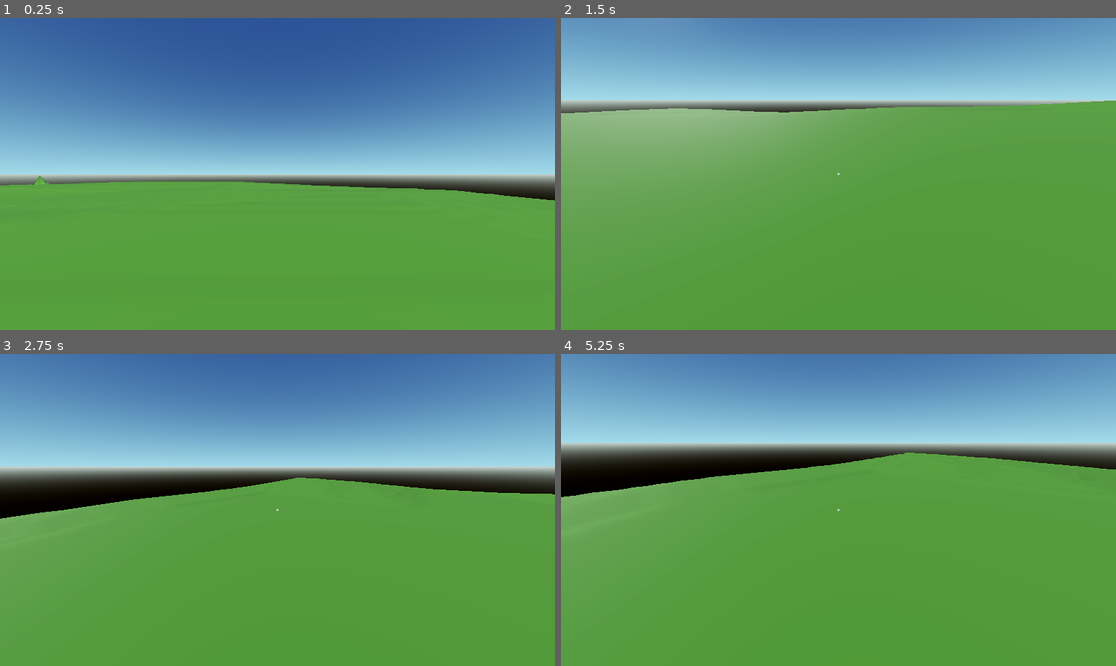
Above: before the commit, frames 1-4 (two rows, left to right).
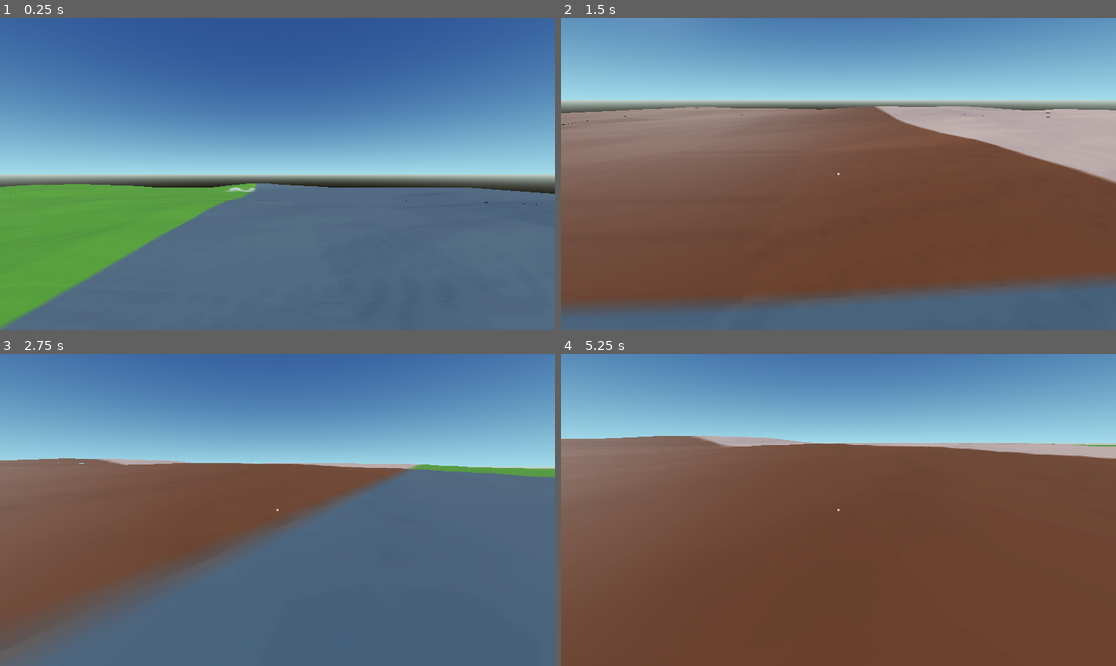
Above: after the commit, the same moments.

Repository: psychlepath/venture
Game: Godot game, scene res://scenes/main.tscn
Same seed, same stepped clock (60 frames per second), same inputs: the game is played once before the commit and once after it.
Inputs (mouse positions are in pixels of both pictures, inside the frame that each line leads up to):
- Up to frame 1 (0.25 s): no input
- Up to frame 2 (1.5 s): tap Enter (ui_accept) at 0.5, 0.77 s; move the mouse to (960, 158) at 0.52 s; hold D (move_right) 0.53-1.28 s; tap G (enable_player_gravity) at 0.6, 1.35 s; click (960, 158) at 0.67 s; move the mouse to (810, 174) at 1.27 s; hold W (move_forward) from 1.28 s (still down)
- Up to frame 3 (2.75 s): keep holding W (move_forward); tap Enter (ui_accept) at 1.52 s; move the mouse to (288, 503) at 2.02 s; tap G (enable_player_gravity) at 2.1 s
- Up to frame 4 (5.25 s): keep holding W (move_forward); move the mouse to (832, 516) at 2.77 s; tap G (enable_player_gravity) every 0.75 s from 2.85 to 5.1 s; tap Enter (ui_accept) at 3.02, 3.77, 4.52 s; move the mouse to (877, 513) at 3.52 s; move the mouse to (794, 506) at 4.27 s; move the mouse to (844, 510) at 5.02 s

The runs differ from the first frame. In frame 1, 36% of the frame differs, in the area x 0-100%, y 50-100%; in frame 2, 71%; in frame 3, 65%; in frame 4, 72%, in the area x 0-100%, y 26-100%.

Commit message:
full 512x512 terrain section with only slight cracks at the LOD intersections

Diff:
--- a/scenes/main.tscn
+++ b/scenes/main.tscn
@@ -30,7 +30,7 @@
 transform = Transform3D(0.802704, -0.268172, 0.532681, 0.0276023, 0.908944, 0.416003, -0.595738, -0.319224, 0.737016, 0, 3.2757, 0)
 
 [node name="player" parent="." instance=ExtResource("1_3k5he")]
-transform = Transform3D(1, 0, 0, 0, 1, 0, 0, 0, 1, 60.3995, 44.517, 51.7763)
+transform = Transform3D(1, 0, 0, 0, 1, 0, 0, 0, 1, 279.83, 54.2428, 247.624)
 
 [node name="terrain_manager" parent="." instance=ExtResource("2_iaelu")]
 
--- a/scenes/terrain_quads_strip.tscn
+++ b/scenes/terrain_quads_strip.tscn
@@ -11,3 +11,42 @@
 
 [node name="terrain_quad2" parent="." instance=ExtResource("1_g8ljq")]
 transform = Transform3D(1, 0, 0, 0, 1, 0, 0, 0, 1, 64, 0, 0)
+
+[node name="terrain_quad3" parent="." instance=ExtResource("1_g8ljq")]
+transform = Transform3D(1, 0, 0, 0, 1, 0, 0, 0, 1, 96, 0, 0)
+
+[node name="terrain_quad4" parent="." instance=ExtResource("1_g8ljq")]
+transform = Transform3D(1, 0, 0, 0, 1, 0, 0, 0, 1, 128, 0, 0)
+
+[node name="terrain_quad5" parent="." instance=ExtResource("1_g8ljq")]
+transform = Transform3D(1, 0, 0, 0, 1, 0, 0, 0, 1, 160, 0, 0)
+
+[node name="terrain_quad6" parent="." instance=ExtResource("1_g8ljq")]
+transform = Transform3D(1, 0, 0, 0, 1, 0, 0, 0, 1, 192, 0, 0)
+
+[node name="terrain_quad7" parent="." instance=ExtResource("1_g8ljq")]
+transform = Transform3D(1, 0, 0, 0, 1, 0, 0, 0, 1, 224, 0, 0)
+
+[node name="terrain_quad8" parent="." instance=ExtResource("1_g8ljq")]
+transform = Transform3D(1, 0, 0, 0, 1, 0, 0, 0, 1, 256, 0, 0)
+
+[node name="terrain_quad9" parent="." instance=ExtResource("1_g8ljq")]
+transform = Transform3D(1, 0, 0, 0, 1, 0, 0, 0, 1, 288, 0, 0)
+
+[node name="terrain_quad10" parent="." instance=ExtResource("1_g8ljq")]
+transform = Transform3D(1, 0, 0, 0, 1, 0, 0, 0, 1, 320, 0, 0)
+
+[node name="terrain_quad11" parent="." instance=ExtResource("1_g8ljq")]
+transform = Transform3D(1, 0, 0, 0, 1, 0, 0, 0, 1, 352, 0, 0)
+
+[node name="terrain_quad12" parent="." instance=ExtResource("1_g8ljq")]
+transform = Transform3D(1, 0, 0, 0, 1, 0, 0, 0, 1, 384, 0, 0)
+
+[node name="terrain_quad13" parent="." instance=ExtResource("1_g8ljq")]
+transform = Transform3D(1, 0, 0, 0, 1, 0, 0, 0, 1, 416, 0, 0)
+
+[node name="terrain_quad14" parent="." instance=ExtResource("1_g8ljq")]
+transform = Transform3D(1, 0, 0, 0, 1, 0, 0, 0, 1, 448, 0, 0)
+
+[node name="terrain_quad15" parent="." instance=ExtResource("1_g8ljq")]
+transform = Transform3D(1, 0, 0, 0, 1, 0, 0, 0, 1, 480, 0, 0)
--- a/scenes/terrain_section.tscn
+++ b/scenes/terrain_section.tscn
@@ -15,3 +15,42 @@
 
 [node name="quads_strip2" parent="terrain" instance=ExtResource("2_nqoh2")]
 transform = Transform3D(1, 0, 0, 0, 1, 0, 0, 0, 1, 0, 0, 64)
+
+[node name="quads_strip3" parent="terrain" instance=ExtResource("2_nqoh2")]
+transform = Transform3D(1, 0, 0, 0, 1, 0, 0, 0, 1, 0, 0, 96)
+
+[node name="quads_strip4" parent="terrain" instance=ExtResource("2_nqoh2")]
+transform = Transform3D(1, 0, 0, 0, 1, 0, 0, 0, 1, 0, 0, 128)
+
+[node name="quads_strip5" parent="terrain" instance=ExtResource("2_nqoh2")]
+transform = Transform3D(1, 0, 0, 0, 1, 0, 0, 0, 1, 0, 0, 160)
+
+[node name="quads_strip6" parent="terrain" instance=ExtResource("2_nqoh2")]
+transform = Transform3D(1, 0, 0, 0, 1, 0, 0, 0, 1, 0, 0, 192)
+
+[node name="quads_strip7" parent="terrain" instance=ExtResource("2_nqoh2")]
+transform = Transform3D(1, 0, 0, 0, 1, 0, 0, 0, 1, 0, 0, 224)
+
+[node name="quads_strip8" parent="terrain" instance=ExtResource("2_nqoh2")]
+transform = Transform3D(1, 0, 0, 0, 1, 0, 0, 0, 1, 0, 0, 256)
+
+[node name="quads_strip9" parent="terrain" instance=ExtResource("2_nqoh2")]
+transform = Transform3D(1, 0, 0, 0, 1, 0, 0, 0, 1, 0, 0, 288)
+
+[node name="quads_strip10" parent="terrain" instance=ExtResource("2_nqoh2")]
+transform = Transform3D(1, 0, 0, 0, 1, 0, 0, 0, 1, 0, 0, 320)
+
+[node name="quads_strip11" parent="terrain" instance=ExtResource("2_nqoh2")]
+transform = Transform3D(1, 0, 0, 0, 1, 0, 0, 0, 1, 0, 0, 352)
+
+[node name="quads_strip12" parent="terrain" instance=ExtResource("2_nqoh2")]
+transform = Transform3D(1, 0, 0, 0, 1, 0, 0, 0, 1, 0, 0, 384)
+
+[node name="quads_strip13" parent="terrain" instance=ExtResource("2_nqoh2")]
+transform = Transform3D(1, 0, 0, 0, 1, 0, 0, 0, 1, 0, 0, 416)
+
+[node name="quads_strip14" parent="terrain" instance=ExtResource("2_nqoh2")]
+transform = Transform3D(1, 0, 0, 0, 1, 0, 0, 0, 1, 0, 0, 448)
+
+[node name="quads_strip15" parent="terrain" instance=ExtResource("2_nqoh2")]
+transform = Transform3D(1, 0, 0, 0, 1, 0, 0, 0, 1, 0, 0, 480)
